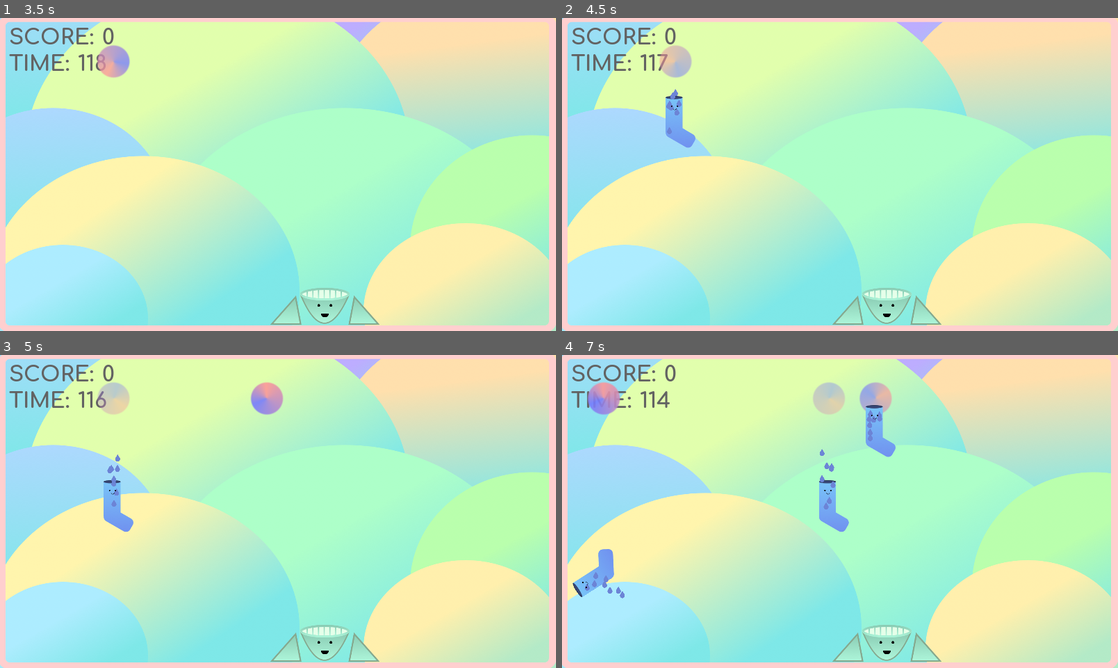
Above: before the commit, frames 1-4 (two rows, left to right).
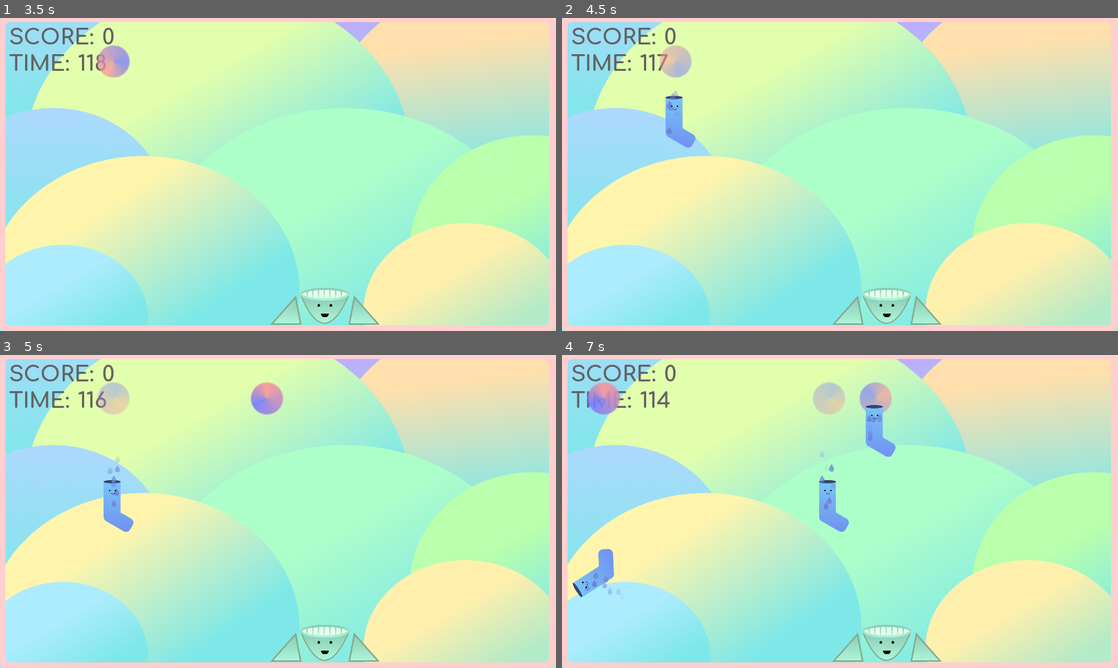
Above: after the commit, the same moments.

Repository: Dexterminator/solemates
Game: Godot game, scene res://Scenes/MainMenu/MainMenu.tscn
Same seed, same stepped clock (60 frames per second), same inputs: the game is played once before the commit and once after it.
Inputs:
- Up to frame 1 (3.5 s): click "PLAY!" at 0.5 s; tap Enter (ui_accept) at 1.25, 1.52, 2, 2.27 s
- Up to frame 2 (4.5 s): tap Enter (ui_accept) at 3.77 s
- Up to frame 3 (5 s): tap Enter (ui_accept) at 4.52 s
- Up to frame 4 (7 s): tap Enter (ui_accept) at 5.27, 6.77 s

Frame 1 is identical in both runs. In frame 2, less than 0.1% of the frame differs, in the area x 19-22%, y 22-32%; in frame 3, less than 0.1%; in frame 4, 0.2%, in the area x 4-58%, y 17-78%.

Commit message:
Better sock particles

Diff:
--- a/Entities/Fan/Fan.tscn
+++ b/Entities/Fan/Fan.tscn
@@ -14,6 +14,13 @@
 [sub_resource type="RectangleShape2D" id=1]
 extents = Vector2( 71.3538, 225.177 )
 
+[sub_resource type="Gradient" id=6]
+offsets = PoolRealArray( 0.00754717, 1 )
+colors = PoolColorArray( 0.305882, 0.305882, 0.305882, 0.564706, 0.305882, 0.305882, 0.305882, 0 )
+
+[sub_resource type="GradientTexture" id=7]
+gradient = SubResource( 6 )
+
 [sub_resource type="ParticlesMaterial" id=2]
 emission_shape = 2
 emission_box_extents = Vector3( 75, 20, 1 )
@@ -23,6 +30,7 @@
 orbit_velocity = 0.0
 orbit_velocity_random = 0.0
 scale = 7.0
+color_ramp = SubResource( 7 )
 
 [sub_resource type="SpriteFrames" id=3]
 animations = [ {
@@ -84,9 +92,9 @@
 
 [node name="Particles2D" type="Particles2D" parent="Fan"]
 position = Vector2( 0.472761, -51.7884 )
-amount = 50
+amount = 70
 lifetime = 2.0
-speed_scale = 2.0
+speed_scale = 3.0
 process_material = SubResource( 2 )
 
 [node name="Eyes" type="AnimatedSprite" parent="Fan"]
--- a/Entities/Sock/Sock.tscn
+++ b/Entities/Sock/Sock.tscn
@@ -25,16 +25,30 @@
 radius = 16.8926
 height = 41.4067
 
-[sub_resource type="ParticlesMaterial" id=4]
+[sub_resource type="Gradient" id=4]
+colors = PoolColorArray( 1, 1, 1, 1, 1, 1, 1, 0 )
+
+[sub_resource type="GradientTexture" id=5]
+gradient = SubResource( 4 )
+
+[sub_resource type="ParticlesMaterial" id=6]
 emission_shape = 2
 emission_box_extents = Vector3( 13, 35, 1 )
 flag_disable_z = true
-gravity = Vector3( 0, 98, 0 )
+gravity = Vector3( 0, 140, 0 )
 orbit_velocity = 0.0
 orbit_velocity_random = 0.0
 scale = 0.2
+color_ramp = SubResource( 5 )
 
-[sub_resource type="ParticlesMaterial" id=5]
+[sub_resource type="Gradient" id=13]
+offsets = PoolRealArray( 0, 0.992453 )
+colors = PoolColorArray( 1, 1, 1, 1, 1, 1, 1, 0 )
+
+[sub_resource type="GradientTexture" id=14]
+gradient = SubResource( 13 )
+
+[sub_resource type="ParticlesMaterial" id=7]
 emission_shape = 2
 emission_box_extents = Vector3( 30, 10, 1 )
 flag_disable_z = true
@@ -47,8 +61,9 @@
 angle = 720.0
 angle_random = 1.0
 scale = 0.2
+color_ramp = SubResource( 14 )
 
-[sub_resource type="SpriteFrames" id=6]
+[sub_resource type="SpriteFrames" id=8]
 animations = [ {
 "frames": [ ExtResource( 6 ) ],
 "loop": true,
@@ -66,14 +81,14 @@
 "speed": 5.0
 } ]
 
-[sub_resource type="Gradient" id=7]
+[sub_resource type="Gradient" id=9]
 offsets = PoolRealArray( 0, 0.545283, 0.99434 )
 colors = PoolColorArray( 1, 1, 1, 1, 1, 1, 1, 1, 1, 1, 1, 0 )
 
-[sub_resource type="GradientTexture" id=8]
-gradient = SubResource( 7 )
+[sub_resource type="GradientTexture" id=10]
+gradient = SubResource( 9 )
 
-[sub_resource type="ParticlesMaterial" id=9]
+[sub_resource type="ParticlesMaterial" id=11]
 flag_disable_z = true
 direction = Vector3( 0, 0, 0 )
 spread = 180.0
@@ -84,9 +99,9 @@
 orbit_velocity_random = 0.0
 damping = 43.1
 scale = 0.25
-color_ramp = SubResource( 8 )
+color_ramp = SubResource( 10 )
 
-[sub_resource type="ParticlesMaterial" id=10]
+[sub_resource type="ParticlesMaterial" id=12]
 emission_shape = 1
 emission_sphere_radius = 65.42
 flag_disable_z = true
@@ -138,14 +153,14 @@
 position = Vector2( -4.27332, -4 )
 lifetime = 0.5
 local_coords = false
-process_material = SubResource( 4 )
+process_material = SubResource( 6 )
 texture = ExtResource( 3 )
 
 [node name="DryingParticles" type="Particles2D" parent="."]
 emitting = false
 speed_scale = 3.0
 local_coords = false
-process_material = SubResource( 5 )
+process_material = SubResource( 7 )
 texture = ExtResource( 3 )
 
 [node name="Eyes" type="Sprite" parent="."]
--- a/Scenes/GameOver/GameOver.tscn
+++ b/Scenes/GameOver/GameOver.tscn
@@ -52,11 +52,11 @@
 }
 
 [node name="VBoxContainer" type="VBoxContainer" parent="MarginContainer"]
-margin_right = 1280.0
+margin_right = 1279.0
 margin_bottom = 167.0
 
 [node name="HBoxContainer" type="HBoxContainer" parent="MarginContainer/VBoxContainer"]
-margin_right = 1280.0
+margin_right = 1279.0
 margin_bottom = 57.0
 alignment = 1
 
@@ -69,29 +69,29 @@
 
 [node name="HBoxContainer2" type="HBoxContainer" parent="MarginContainer/VBoxContainer"]
 margin_top = 61.0
-margin_right = 1280.0
+margin_right = 1279.0
 margin_bottom = 140.0
 alignment = 1
 
 [node name="Label2" type="Label" parent="MarginContainer/VBoxContainer/HBoxContainer2"]
-margin_left = 181.0
-margin_right = 618.0
+margin_left = 180.0
+margin_right = 617.0
 margin_bottom = 79.0
 custom_fonts/font = SubResource( 3 )
 custom_colors/font_color = Color( 0.305882, 0.305882, 0.305882, 1 )
 text = "You scored "
 
 [node name="ScoreLabel" type="Label" parent="MarginContainer/VBoxContainer/HBoxContainer2"]
-margin_left = 622.0
-margin_right = 823.0
+margin_left = 621.0
+margin_right = 822.0
 margin_bottom = 79.0
 custom_fonts/font = SubResource( 4 )
 custom_colors/font_color = Color( 1, 0.552941, 0.552941, 1 )
 text = "12345"
 
 [node name="Label" type="Label" parent="MarginContainer/VBoxContainer/HBoxContainer2"]
-margin_left = 827.0
-margin_right = 1099.0
+margin_left = 826.0
+margin_right = 1098.0
 margin_bottom = 79.0
 custom_fonts/font = SubResource( 5 )
 custom_colors/font_color = Color( 0.305882, 0.305882, 0.305882, 1 )
@@ -99,13 +99,13 @@
 
 [node name="HBoxContainer3" type="HBoxContainer" parent="MarginContainer/VBoxContainer"]
 margin_top = 144.0
-margin_right = 1280.0
+margin_right = 1279.0
 margin_bottom = 167.0
 alignment = 1
 
 [node name="PunLabel" type="Label" parent="MarginContainer/VBoxContainer/HBoxContainer3"]
-margin_left = 524.0
-margin_right = 756.0
+margin_left = 523.0
+margin_right = 755.0
 margin_bottom = 23.0
 custom_fonts/font = SubResource( 6 )
 custom_colors/font_color = Color( 0.305882, 0.305882, 0.305882, 1 )
Not shown: 1 places in Entities/Fan/Fan.tscn that only renumber resources
Not shown: 3 places in Entities/Sock/Sock.tscn that only renumber resources
